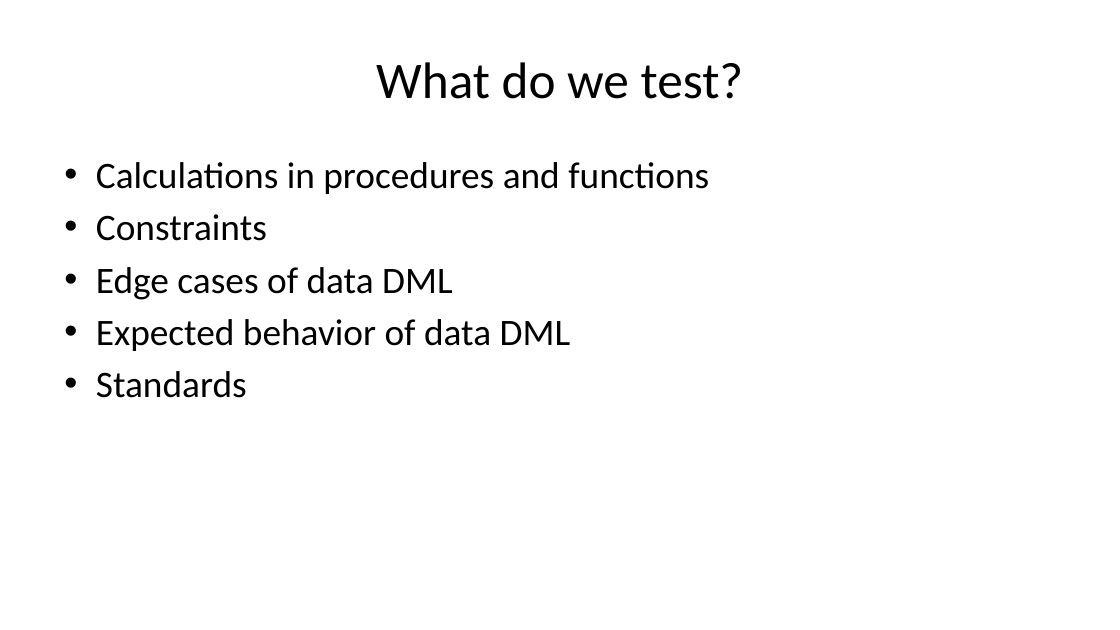
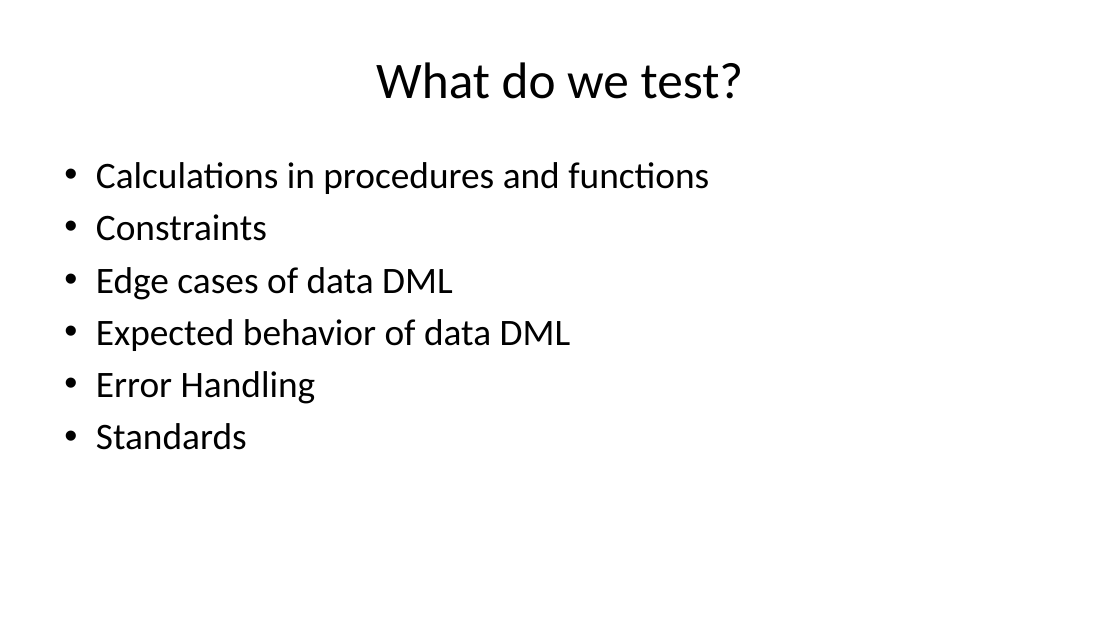
Before and after one commit to way0utwest/TestingTSQL, a slide deck: slide 14 of DB-Delivery-Get-Testing-TSQL.pptx (slide 13 before the commit). Drawn at 1120x630 pixels with LibreOffice and Linux fonts; fonts in the diff are those of the drawing. Boxes give left, top, right and bottom in pixels: in the first picture for what was removed or moved away, otherwise in the second. Text is boxed around its words. In the diff, an @@ line names an element or a change of style, - is before the commit and + after.

```diff
--- a/DB-Delivery-Get-Testing-TSQL.pptx
+++ b/DB-Delivery-Get-Testing-TSQL.pptx
@@ text at (96, 371, 316, 404): paragraph added @@
+• Error Handling
```
Also in this commit, not shown: 9 other slides changed, 6 slides added, 6 slides removed.
